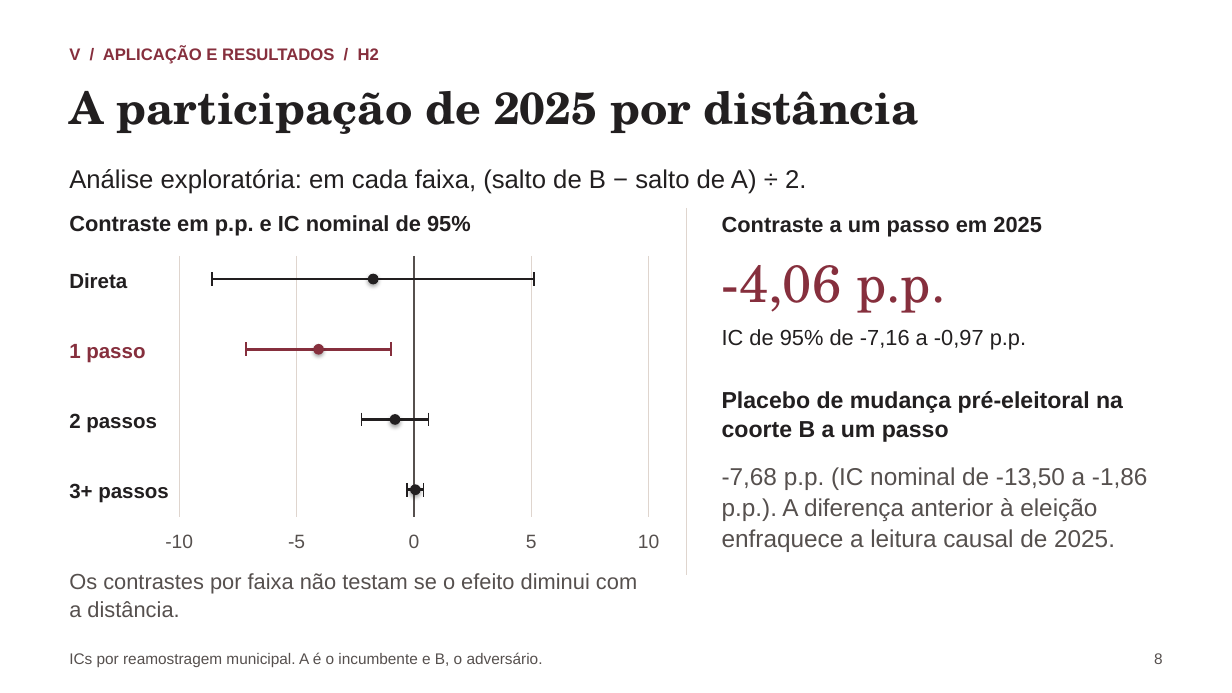
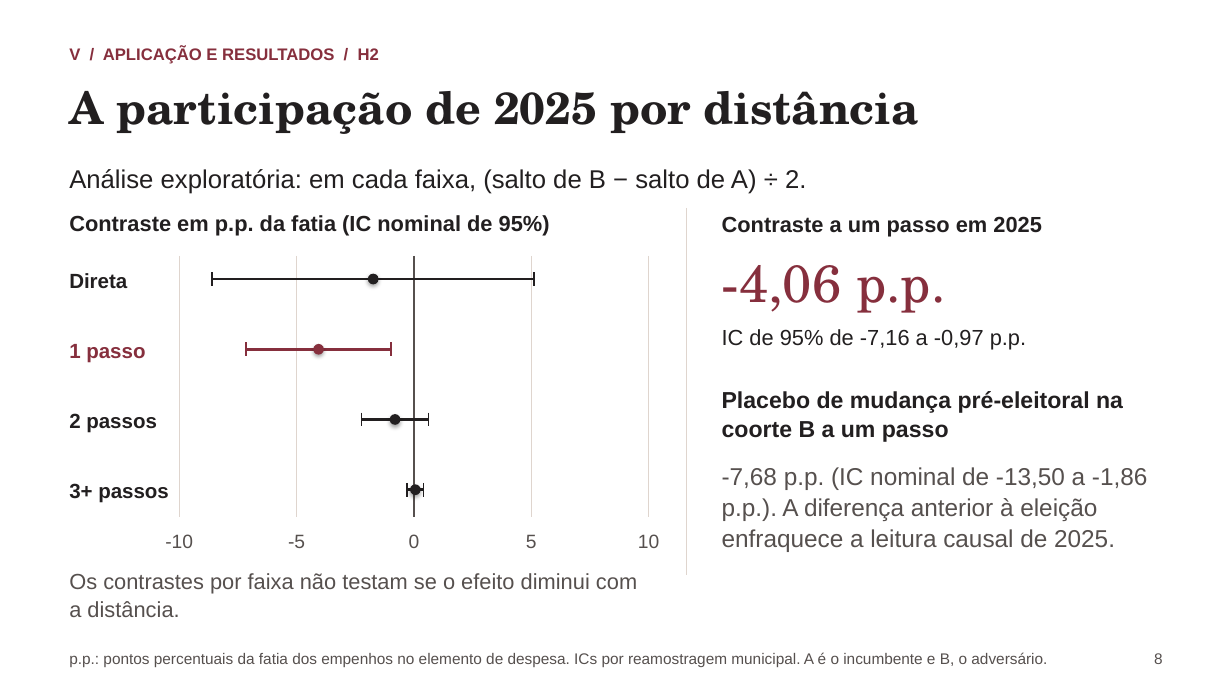
Before and after one commit to rafaelt0/redes-empresariais-alternancia-politica, a slide deck: slide 8 of output/deck.pptx. Drawn at 1232x693 pixels with LibreOffice and Linux fonts; fonts in the diff are those of the drawing. Boxes give left, top, right and bottom in pixels: in the first picture for what was removed or moved away, otherwise in the second. Text is boxed around its words. In the diff, an @@ line names an element or a change of style, - is before the commit and + after.

```diff
--- a/output/deck.pptx
+++ b/output/deck.pptx
@@ text at box(69, 215, 550, 236): text changed @@
-Contraste em p.p. e IC nominal de 95%
+Contraste em p.p. da fatia (IC nominal de 95%)
@@ text at box(69, 652, 1047, 667): text changed @@
-ICs por reamostragem municipal. A é o incumbente e B, o adversário.
+p.p.: pontos percentuais da fatia dos empenhos no elemento de despesa. ICs por reamostragem municipal. A é o incumbente e B, o adversário.
```
Also in this commit, not shown: 3 other slides changed, 4 other files.
